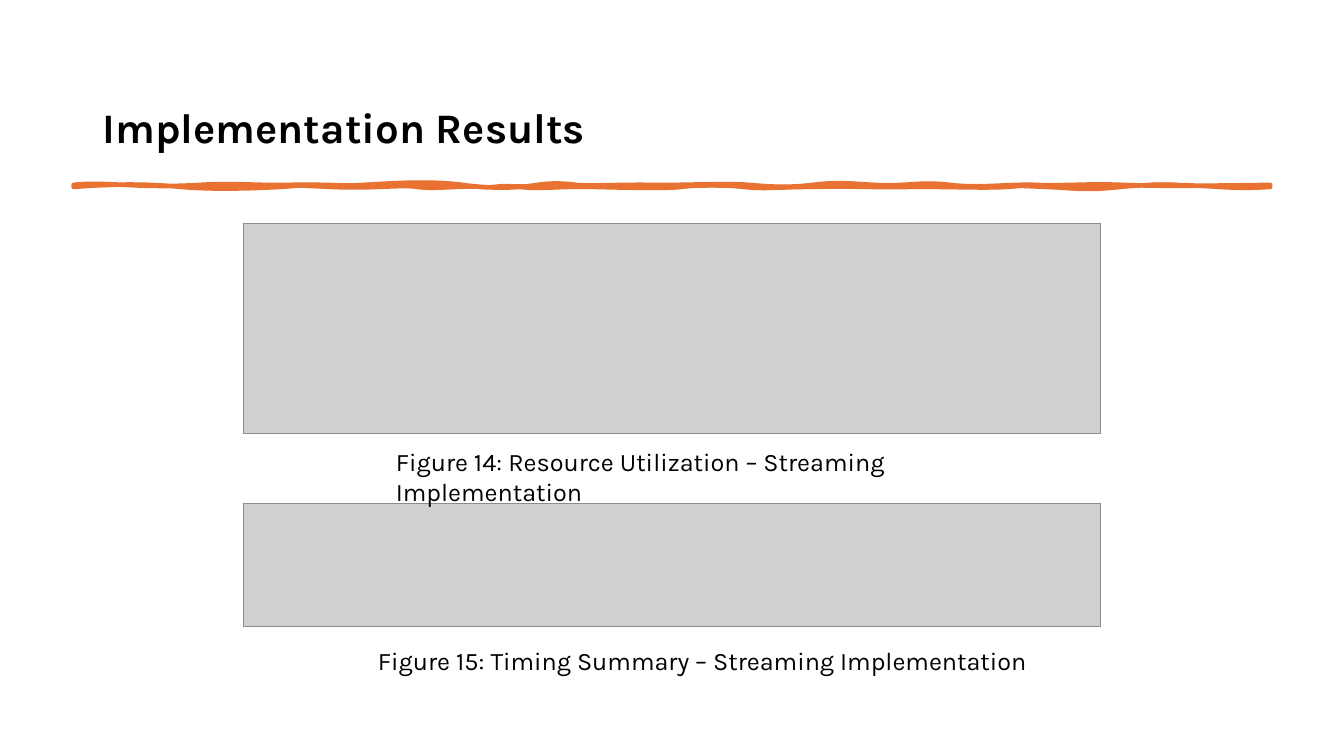
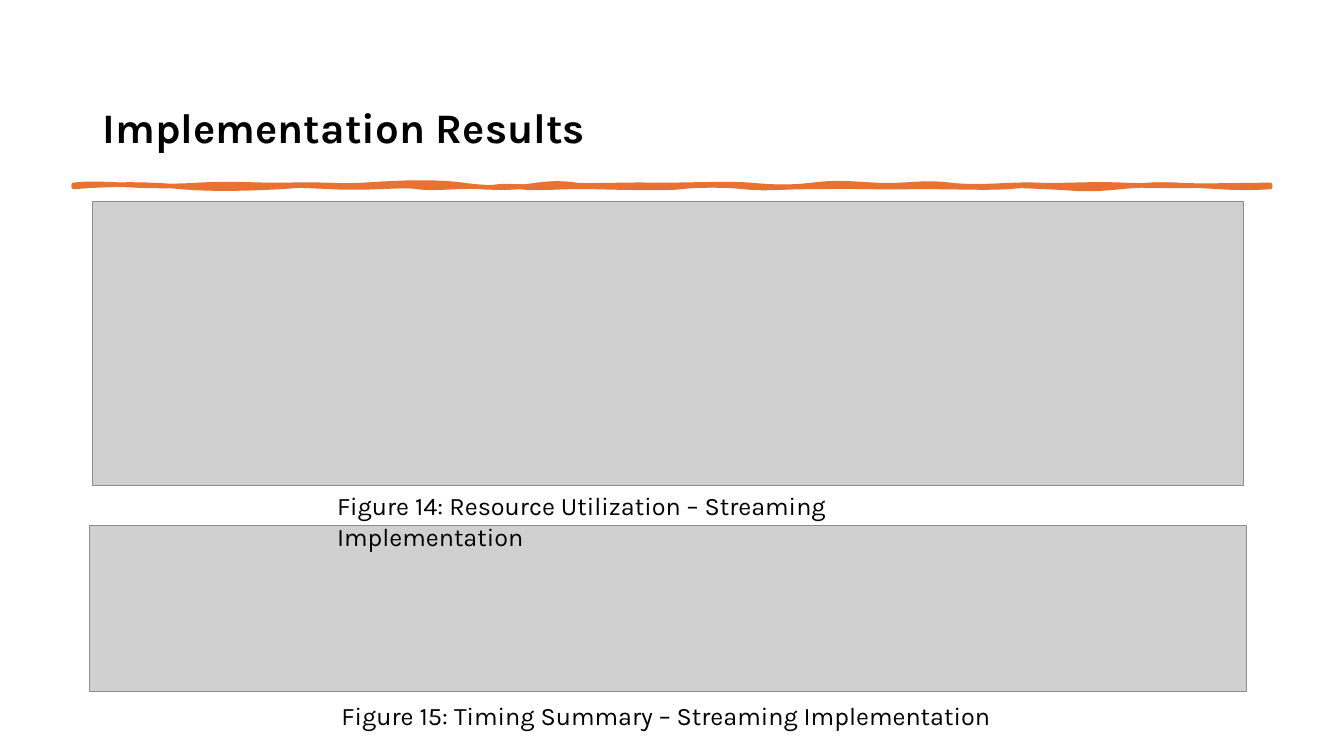
Before and after one commit to varunposimsetty/SAL_TaskAssignment, a slide deck: slide 15 of doc/Varun_Posimsetty_SAL_Presentation.pptx. Drawn at 1344x756 pixels with LibreOffice and Linux fonts; fonts in the diff are those of the drawing; grey boxes stand for pictures. Boxes give left, top, right and bottom in pixels: in the first picture for what was removed or moved away, otherwise in the second. Text is boxed around its words. In the diff, an @@ line names an element or a change of style, - is before the commit and + after.

```diff
--- a/doc/Varun_Posimsetty_SAL_Presentation.pptx
+++ b/doc/Varun_Posimsetty_SAL_Presentation.pptx
@@ picture: place and size @@
-picture at (244, 224, 1101, 434)
+picture at (93, 202, 1244, 485)
@@ text "Figure 14: Resource Utilization – ...": place and size @@
-text "Figure 14: Resource Utilization – ..." at (396, 453, 884, 507)
+text "Figure 14: Resource Utilization – ..." at (337, 497, 826, 552)
@@ picture: place and size @@
-picture at (244, 503, 1101, 626)
+picture at (89, 525, 1246, 692)
@@ text "Figure 15: Timing Summary – ...": place and size @@
-text "Figure 15: Timing Summary – ..." at (378, 652, 1026, 676)
+text "Figure 15: Timing Summary – ..." at (341, 707, 990, 731)
```
Also in this commit, not shown: 10 other slides changed, 2 other files.
